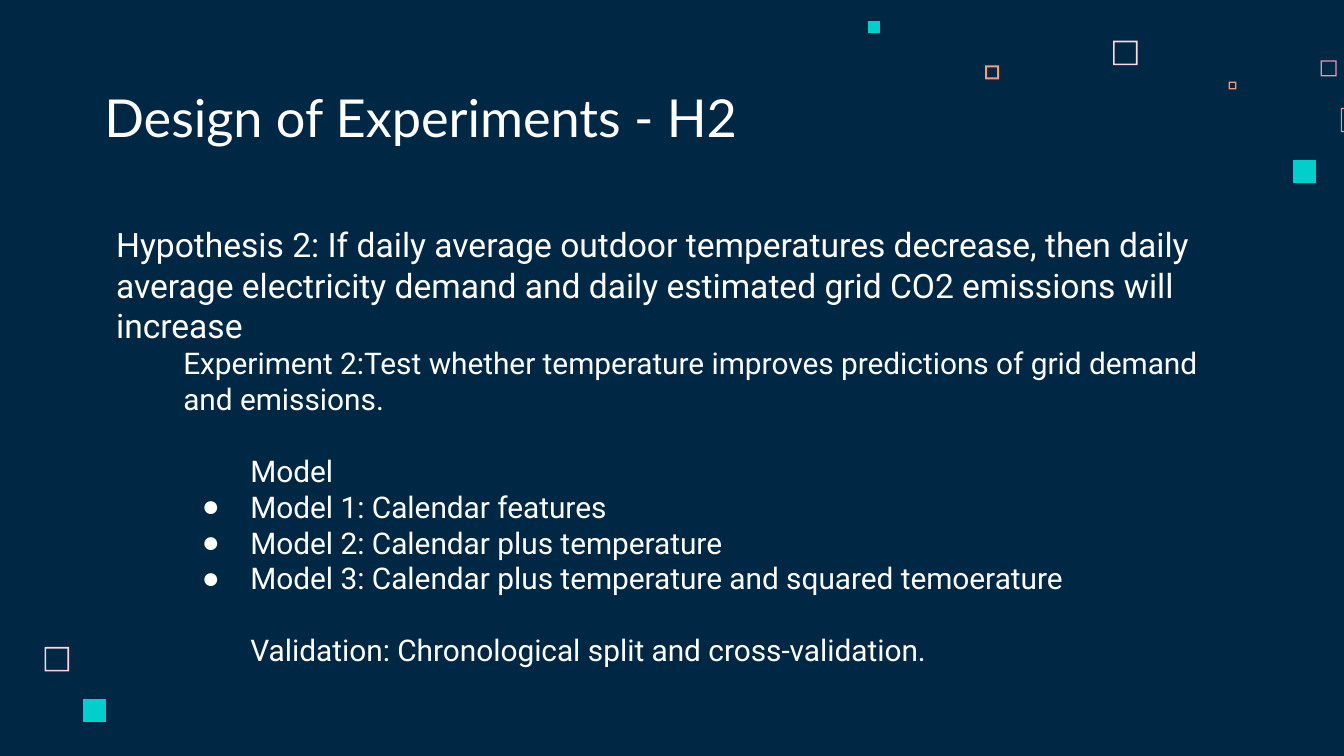
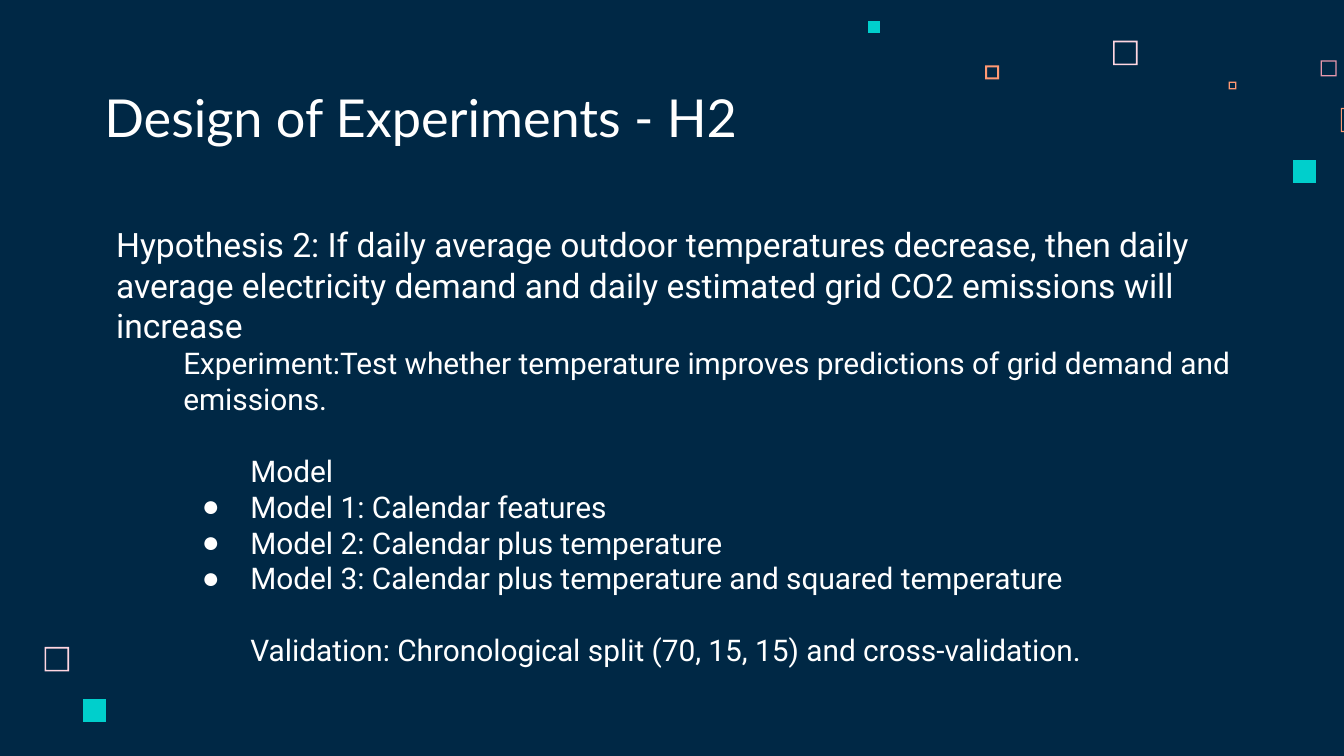
Before and after one commit to jandrew2353/Group1-491, a slide deck: slide 26 of Topic3_Climate_Energy_The_Green_Tech_Carbon_Spike/Docs/4913 - The Green Tech Carbon Spike.pptx. Drawn at 1344x756 pixels with LibreOffice and Linux fonts; fonts in the diff are those of the drawing. Boxes give left, top, right and bottom in pixels: in the first picture for what was removed or moved away, otherwise in the second. Text is boxed around its words. In the diff, an @@ line names an element or a change of style, - is before the commit and + after.

```diff
--- a/Topic3_Climate_Energy_The_Green_Tech_Carbon_Spike/Docs/4913 - The Green Tech Carbon Spike.pptx
+++ b/Topic3_Climate_Energy_The_Green_Tech_Carbon_Spike/Docs/4913 - The Green Tech Carbon Spike.pptx
@@ text at (183,351,1229,411): text changed @@
-Experiment 2:Test whether temperature improves predictions of grid demand and emissions.
+Experiment:Test whether temperature improves predictions of grid demand and emissions.
@@ text at (250,566,1080,668): text changed @@
-● Model 3: Calendar plus temperature and squared temoerature
-Validation: Chronological split and cross-validation.
+● Model 3: Calendar plus temperature and squared temperature
+Validation: Chronological split (70, 15, 15) and cross-validation.
```
Also in this commit, not shown: 5 other slides changed.
